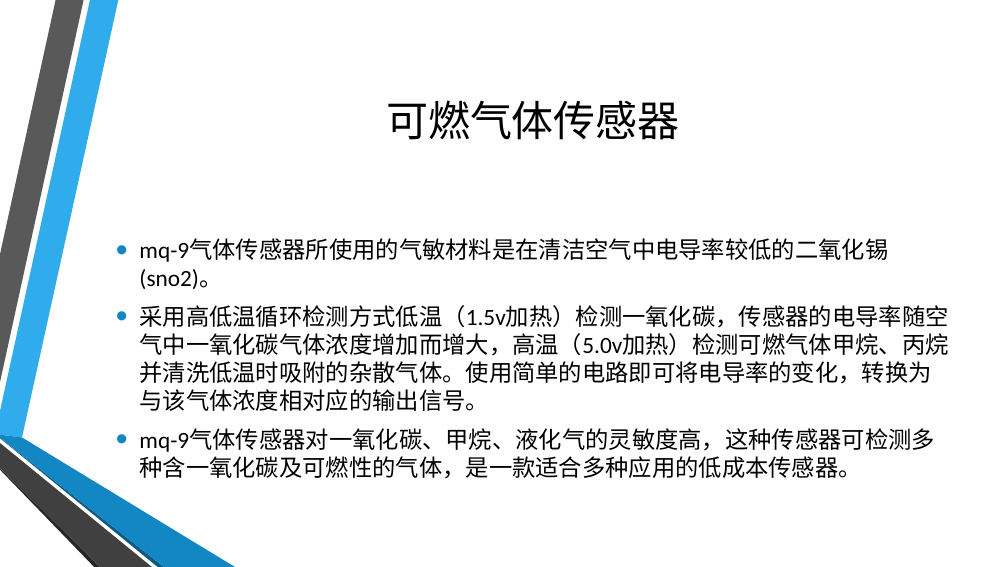
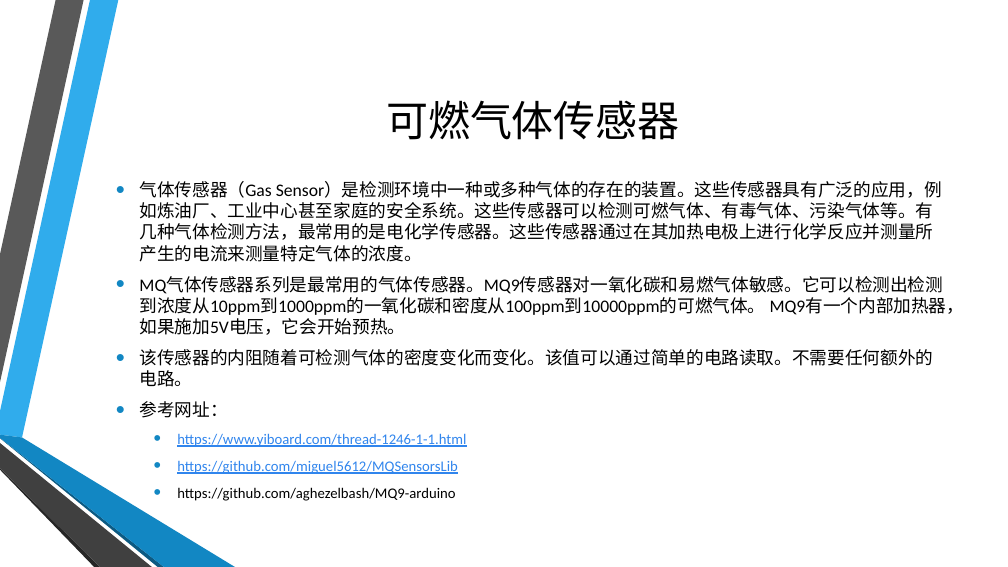
Before and after one commit to coco-hkk/arduino-courses, a slide deck: slide 2 of 7/7.pptx. Drawn at 1008x567 pixels with LibreOffice and Linux fonts; fonts in the diff are those of the drawing; background and template pictures are left out. Boxes give left, top, right and bottom in pixels: in the first picture for what was removed or moved away, otherwise in the second. Text is boxed around its words. In the diff, an @@ line names an element or a change of style, - is before the commit and + after.

```diff
--- a/7/7.pptx
+++ b/7/7.pptx
@@ text at (139, 181, 965, 501): text changed; size 22.2 to 16.8 pt @@
-• mq-9气体传感器所使用的气敏材料是在清洁空气中电导率较低的二氧化锡(sno2)。
-• 采用高低温循环检测方式低温（1.5v加热）检测一氧化碳，传感器的电导率随空气中一氧化碳气体浓度增加而增大，高温（5.0v加热）检测可燃气体甲烷、丙烷并清洗低温时吸附的杂散气体。使用简单的电路即可将电导率的变化，转换为与该气体浓度相对应的输出信号。
-• mq-9气体传感器对一氧化碳、甲烷、液化气的灵敏度高，这种传感器可检测多种含一氧化碳及可燃性的气体，是一款适合多种应用的低成本传感器。
+• 气体传感器（Gas Sensor）是检测环境中一种或多种气体的存在的装置。这些传感器具有广泛的应用，例如炼油厂、工业中心甚至家庭的安全系统。这些传感器可以检测可燃气体、有毒气体、污染气体等。有几种气体检测方法，最常用的是电化学传感器。这些传感器通过在其加热电极上进行化学反应并测量所产生的电流来测量特定气体的浓度。
+• MQ气体传感器系列是最常用的气体传感器。MQ9传感器对一氧化碳和易燃气体敏感。它可以检测出检测到浓度从10ppm到1000ppm的一氧化碳和密度从100ppm到10000ppm的可燃气体。 MQ9有一个内部加热器，如果施加5V电压，它会开始预热。
+• 该传感器的内阻随着可检测气体的密度变化而变化。该值可以通过简单的电路读取。不需要任何额外的电路。
+• 参考网址：
+  • https://www.yiboard.com/thread-1246-1-1.html
+  • https://github.com/miguel5612/MQSensorsLib
+  • https://github.com/aghezelbash/MQ9-arduino
```
Also in this commit, not shown: 2 other slides changed, 5 slides added, 5 other files.
